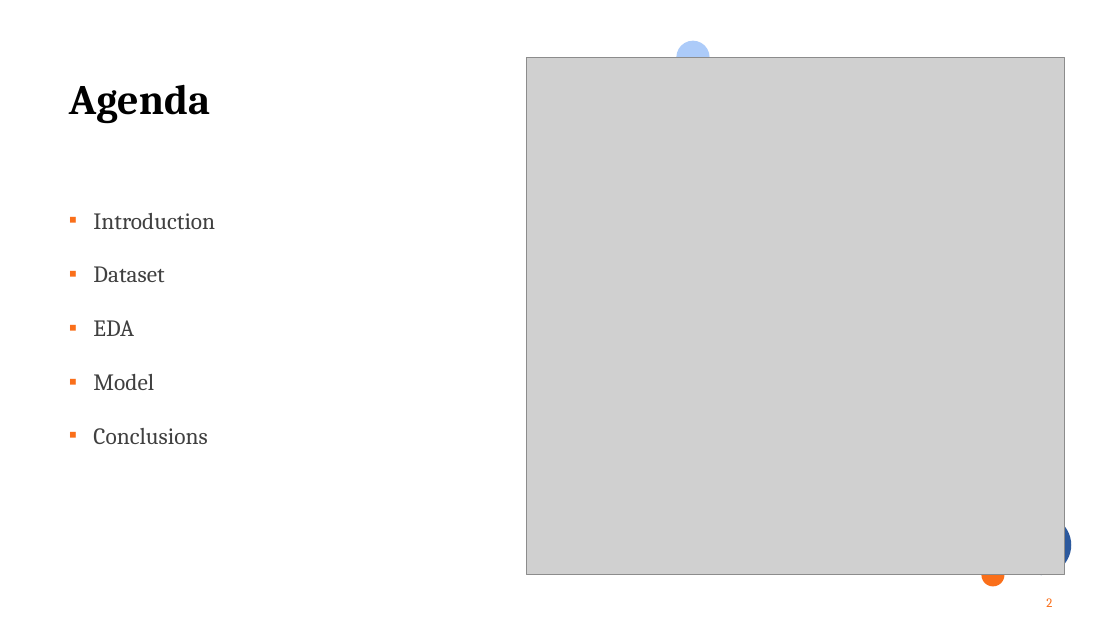
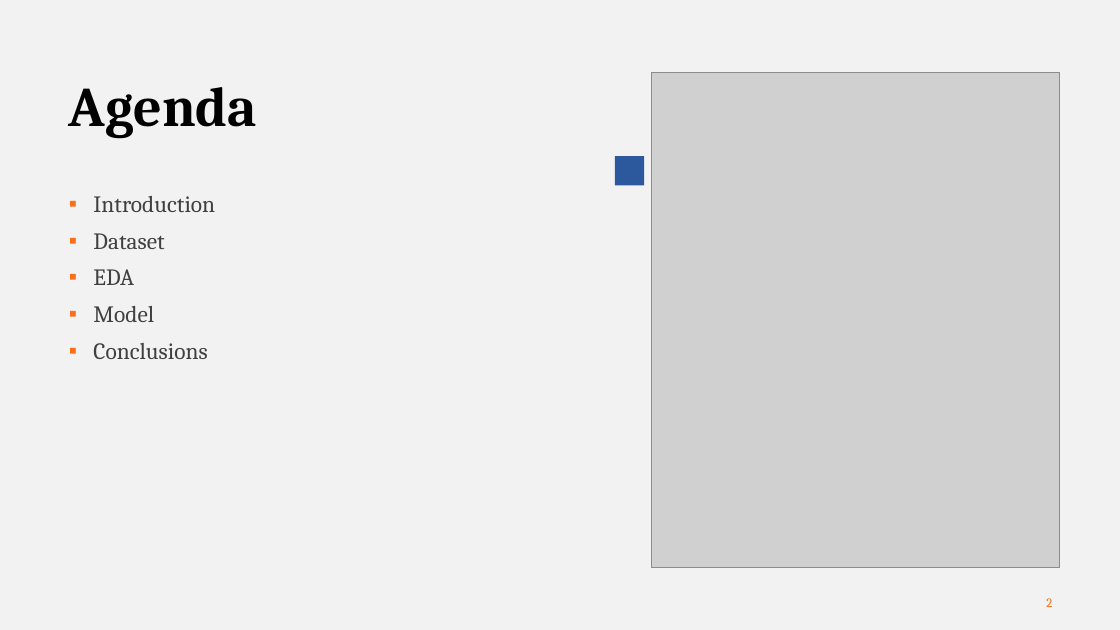
Before and after one commit to lucatesta-code/Hotel_Booking_Demand_ML, a slide deck: slide 2 of Hotel Bookind Demand.pptx. Drawn at 1120x630 pixels with LibreOffice and Linux fonts; fonts in the diff are those of the drawing; grey boxes stand for pictures. Boxes give left, top, right and bottom in pixels: in the first picture for what was removed or moved away, otherwise in the second. Text is boxed around its words. In the diff, an @@ line names an element or a change of style, - is before the commit and + after.

```diff
--- a/Hotel Bookind Demand.pptx
+++ b/Hotel Bookind Demand.pptx
@@ background #FFFFFF to #F2F2F2 @@
@@ ellipse removed at box(676, 40, 710, 74) @@
@@ title "Agenda" at box(69, 87, 257, 139): size 36 to 48 pt @@
@@ picture: place and size @@
-picture at box(527, 57, 1065, 575)
+picture at box(651, 72, 1060, 568)
@@ rectangle added at box(615, 156, 644, 186), fill #2C599D @@
@@ text "Introduction" at box(93, 196, 215, 359): line spacing 1.5 to 0.9 @@
@@ ellipse removed at box(1012, 515, 1072, 576) @@
@@ ellipse removed at box(981, 564, 1004, 586) @@
```
Also in this commit, not shown: 1 other slide changed, 2 slides added, 1 slide removed, 14 other files.
